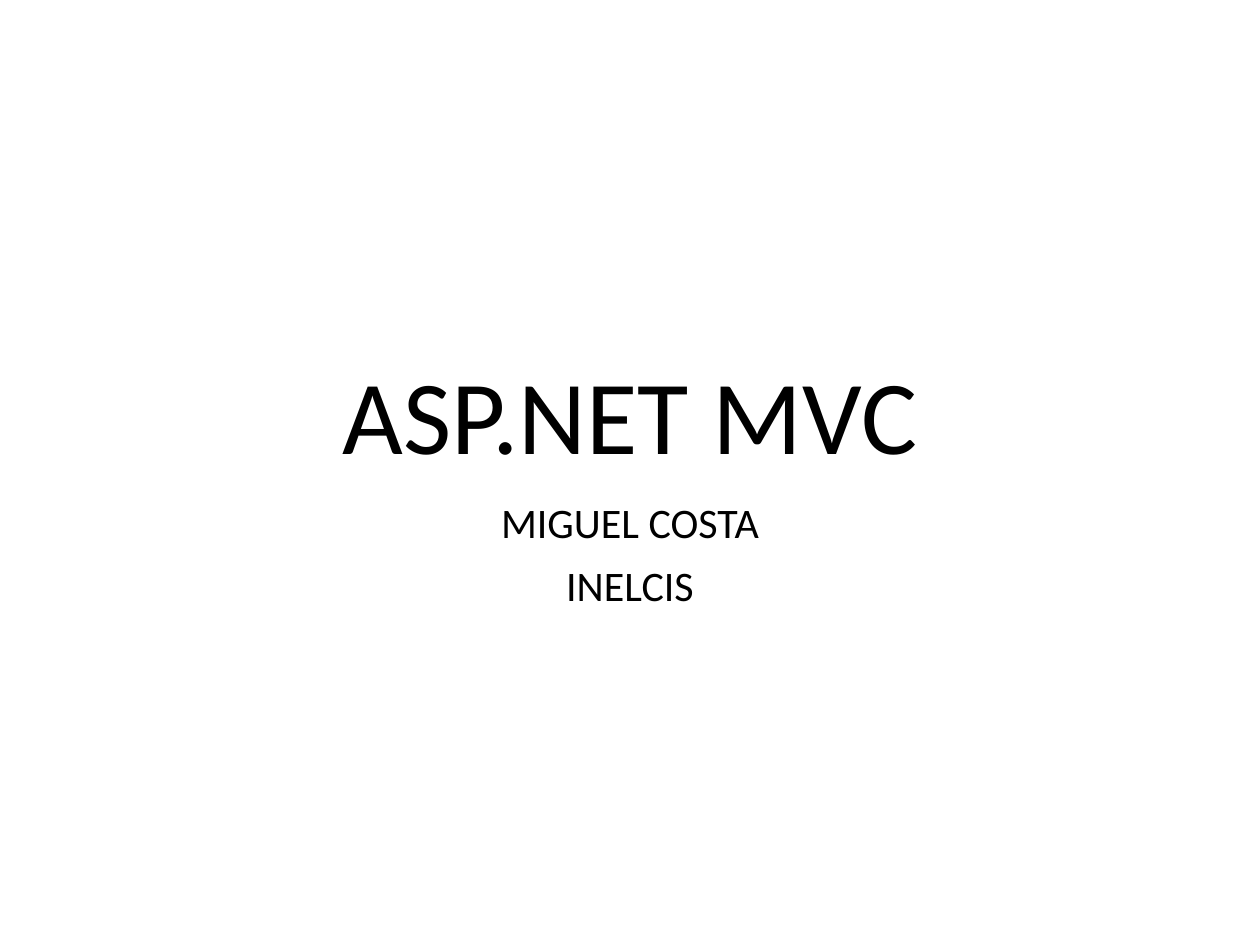
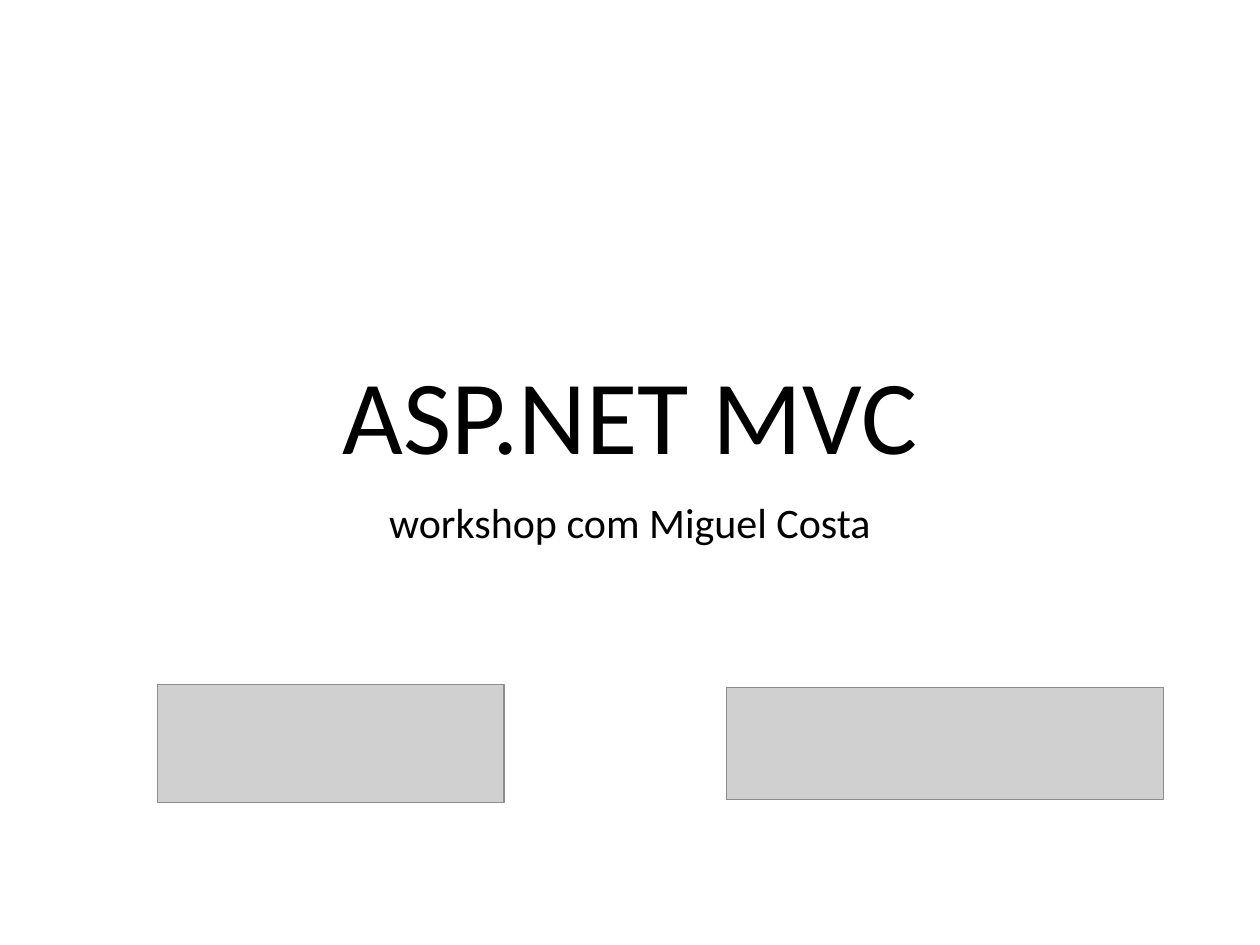
Before and after one commit to MiguelCosta/aspnet-workshop, a slide deck: slide 1 of ppt/aspnet-workshop.pptx. Drawn at 1260x945 pixels with LibreOffice and Linux fonts; fonts in the diff are those of the drawing; grey boxes stand for pictures. Boxes give left, top, right and bottom in pixels: in the first picture for what was removed or moved away, otherwise in the second. Text is boxed around its words. In the diff, an @@ line names an element or a change of style, - is before the commit and + after.

```diff
--- a/ppt/aspnet-workshop.pptx
+++ b/ppt/aspnet-workshop.pptx
@@ subtitle at box(389, 508, 870, 546): text changed @@
-MIGUEL COSTA
-INELCIS
+workshop com Miguel Costa
@@ picture added at box(158, 684, 504, 803) @@
@@ picture added at box(727, 688, 1164, 800) @@
```
Also in this commit, not shown: 15 other slides changed, 4 slides added, 3 slides removed.
